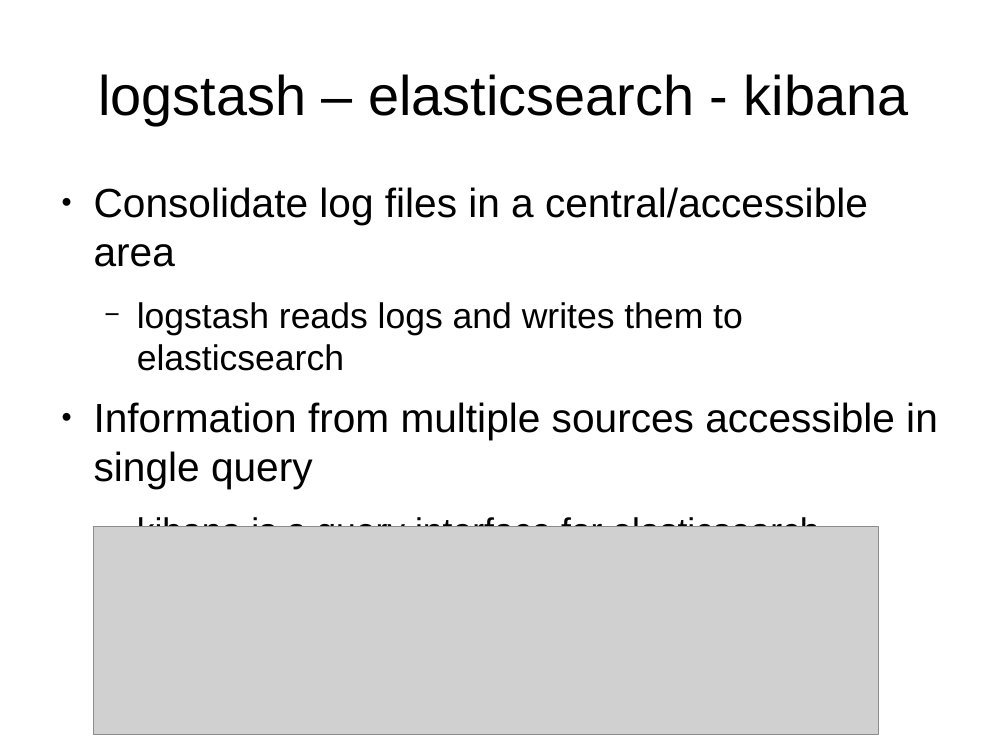
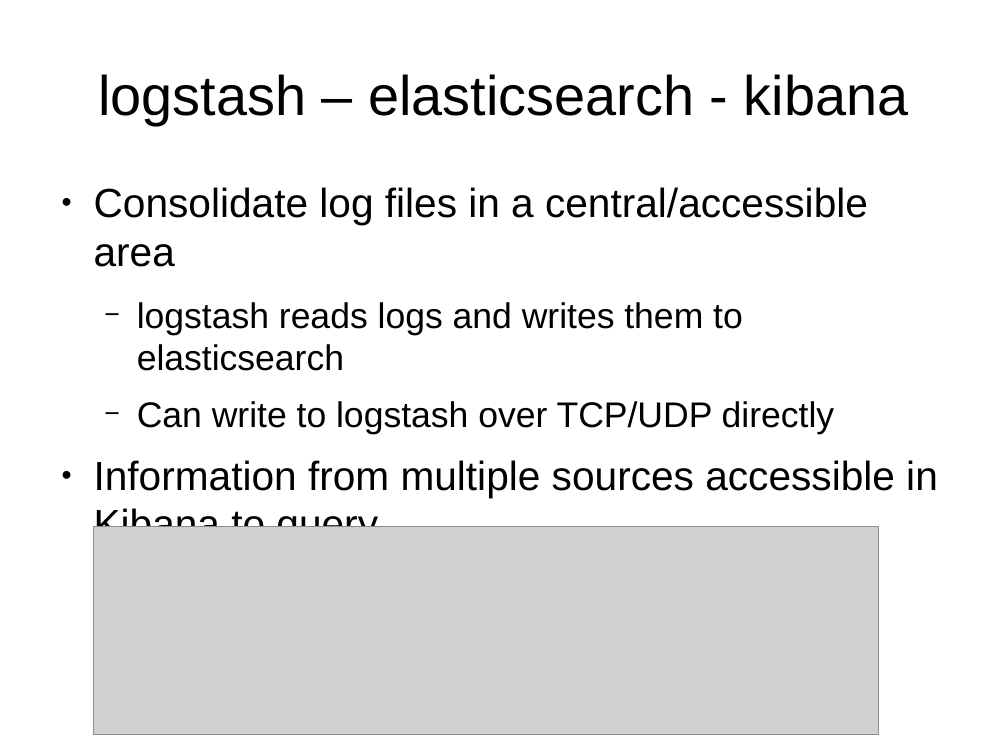
Before and after one commit to RobTaylor76/DevOpsNE-Visualisation-Talk, a slide deck: slide 7 of presentation.odp. Drawn at 1008x756 pixels with LibreOffice and Linux fonts; fonts in the diff are those of the drawing; grey boxes stand for pictures. Boxes give left, top, right and bottom in pixels: in the first picture for what was removed or moved away, otherwise in the second. Text is boxed around its words. In the diff, an @@ line names an element or a change of style, - is before the commit and + after.

```diff
--- a/presentation.odp
+++ b/presentation.odp
@@ text at (94,401,938,527): text changed @@
-● Information from multiple sources accessible in single query
-  − kibana is a query interface for elasticsearch
+  − Can write to logstash over TCP/UDP directly
+● Information from multiple sources accessible in Kibana to query
```
Also in this commit, not shown: 5 other slides changed, 2 slides added, 1 slide removed.
